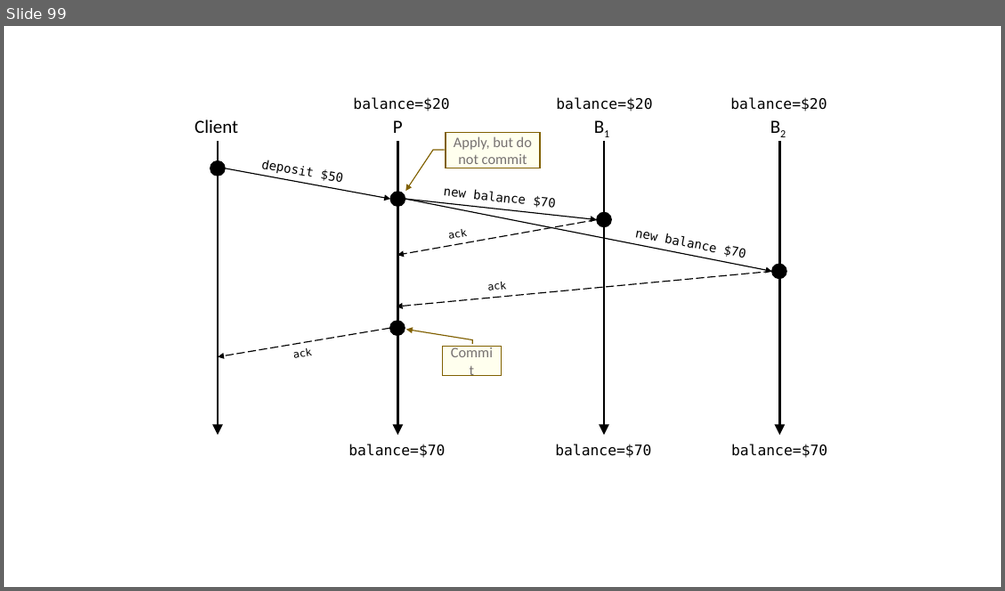
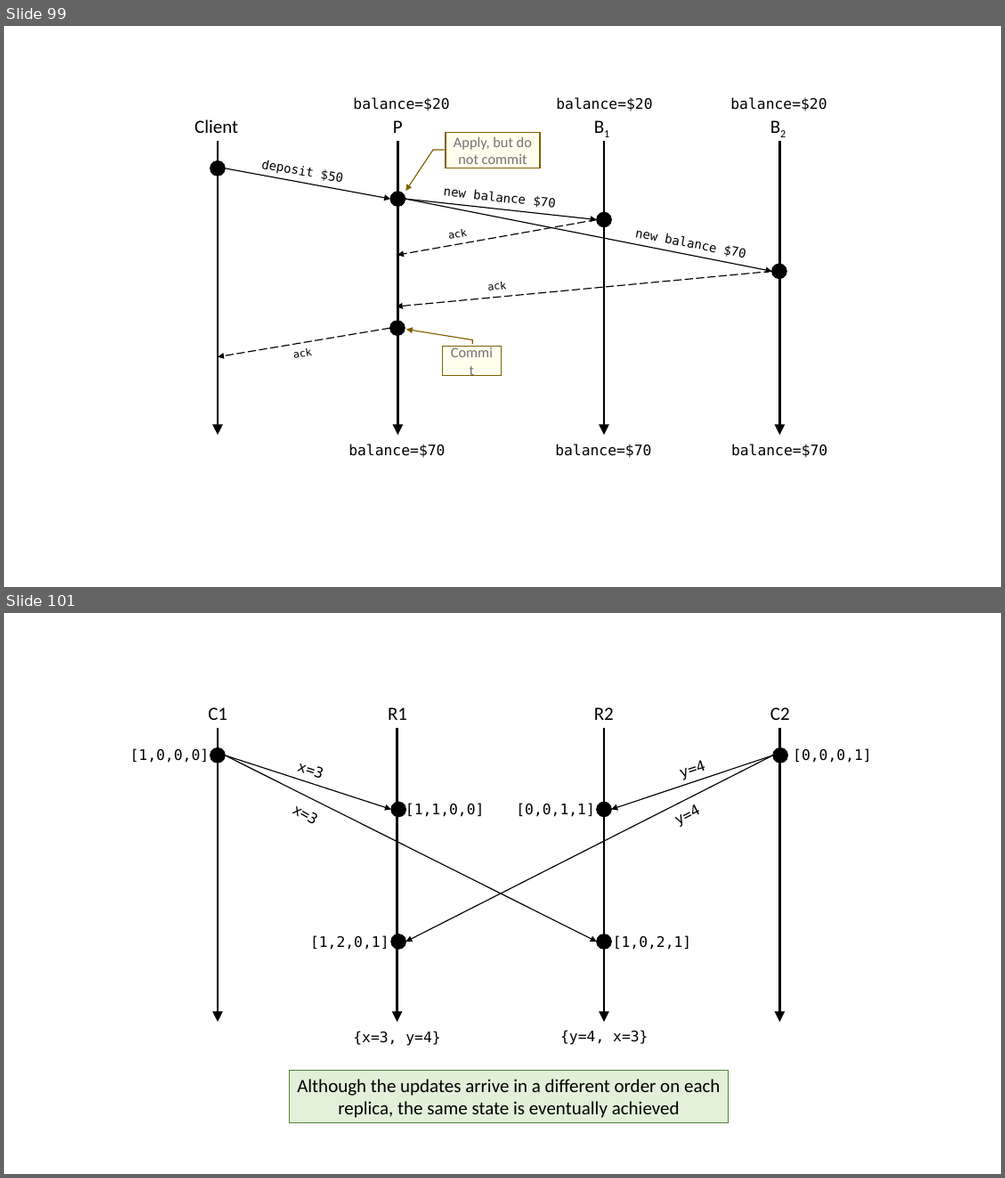
Before and after one commit to ChrisWhealy/DistributedSystemNotes, a slide deck: img/Diagrams.pptx. Shown one above the other, each under a label of ours: slide 99 before the commit, slides 99 and 101 after it; the slides between them are not shown. The pictures are 1005x591 and 1005x1178 pixels, drawn with LibreOffice and Linux fonts; fonts in the diff are those of the drawing. Boxes give left, top, right and bottom in pixels: in the first picture for what was removed or moved away, otherwise in the second. Text is boxed around its words. In the diff, an @@ line names an element or a change of style, - is before the commit and + after.

```diff
--- a/img/Diagrams.pptx
+++ b/img/Diagrams.pptx
@@ slide 101 added at (4, 613, 1001, 1174), background #FFFFFF @@
@@ text added at (208, 707, 227, 720), 18 pt, text #000000 @@
+C1
@@ text added at (388, 707, 407, 720), 18 pt, text #000000 @@
+R1
@@ text added at (594, 707, 614, 720), 18 pt, text #000000 @@
+R2
@@ text added at (770, 707, 790, 720), 18 pt, text #000000 @@
+C2
@@ arrow added from (218, 728) to (218, 1022), #000000 2 pt @@
@@ arrow added from (397, 728) to (397, 1022), #000000 2 pt @@
@@ arrow added from (604, 728) to (604, 1022), #000000 2 pt @@
@@ arrow added from (779, 728) to (779, 1022), #000000 2 pt @@
@@ text added at (130, 748, 210, 763), 14 pt, text #000000 @@
+[1,0,0,0]
@@ ellipse added at (210, 747, 226, 763), fill #000000, outline #000000 1 pt @@
@@ arrow added from (226, 755) to (597, 941), #000000 1 pt @@
@@ arrow added from (226, 755) to (391, 809), #000000 1 pt @@
@@ text added at (297, 763, 321, 778), 14 pt, text #000000 @@
+x=3
@@ arrow added from (773, 755) to (405, 941), #000000 1 pt @@
@@ arrow added from (773, 755) to (611, 809), #000000 1 pt @@
@@ text added at (681, 760, 706, 781), 14 pt, text #000000 @@
+y=4
@@ ellipse added at (773, 747, 788, 763), fill #000000, outline #000000 1 pt @@
@@ text added at (793, 748, 872, 763), 14 pt, text #000000 @@
+[0,0,0,1]
@@ text added at (291, 806, 315, 823), 14 pt, text #000000 @@
+x=3
@@ ellipse added at (391, 803, 406, 817), fill #000000, outline #000000 1 pt @@
@@ text added at (405, 803, 485, 817), 14 pt, text #000000 @@
+[1,1,0,0]
@@ text added at (516, 803, 595, 817), 14 pt, text #000000 @@
+[0,0,1,1]
@@ ellipse added at (597, 803, 612, 817), fill #000000, outline #000000 1 pt @@
@@ text added at (678, 804, 701, 827), 14 pt, text #000000 @@
+y=4
@@ text added at (310, 935, 389, 949), 14 pt, text #000000 @@
+[1,2,0,1]
@@ ellipse added at (391, 933, 406, 949), fill #000000, outline #000000 1 pt @@
@@ ellipse added at (597, 933, 612, 949), fill #000000, outline #000000 1 pt @@
@@ text added at (613, 935, 692, 949), 14 pt, text #000000 @@
+[1,0,2,1]
@@ text added at (353, 1030, 440, 1046), 14 pt, text #000000 @@
+{x=3, y=4}
@@ text added at (560, 1030, 647, 1045), 14 pt, text #000000 @@
+{y=4, x=3}
@@ rectangle added at (289, 1070, 728, 1123), fill #E2F0D9, outline #548235 0.75 pt, 18 pt, text #000000 @@
+Although the updates arrive in a different order on each replica, the same state is eventually achieved
```
Also in this commit, not shown: 9 other slides added, 16 other files.
